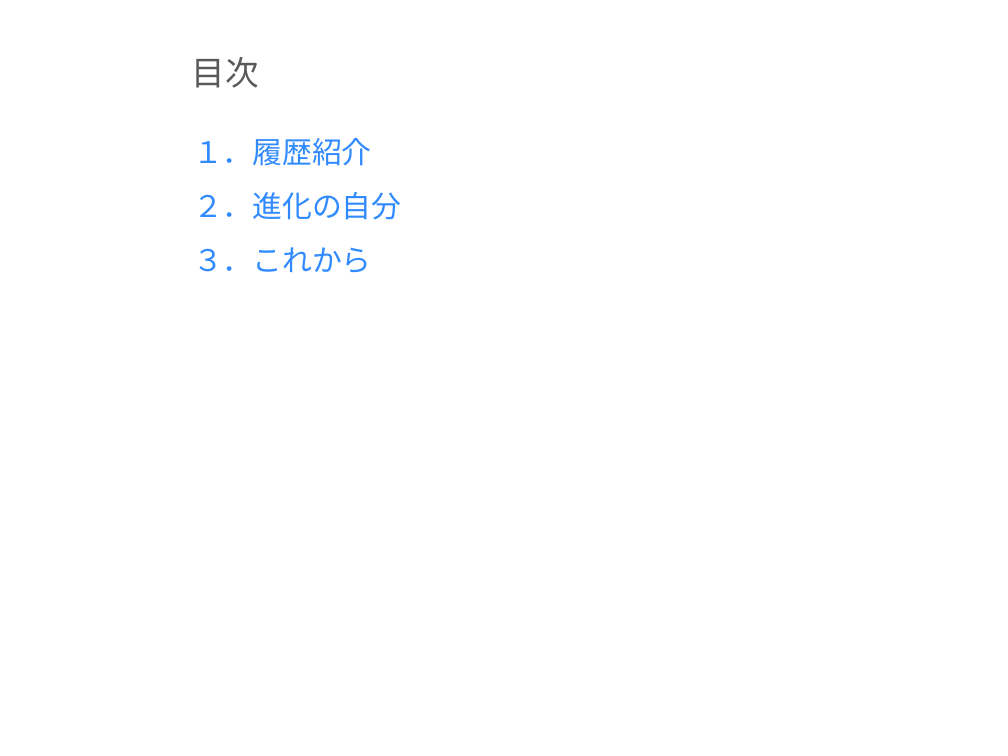
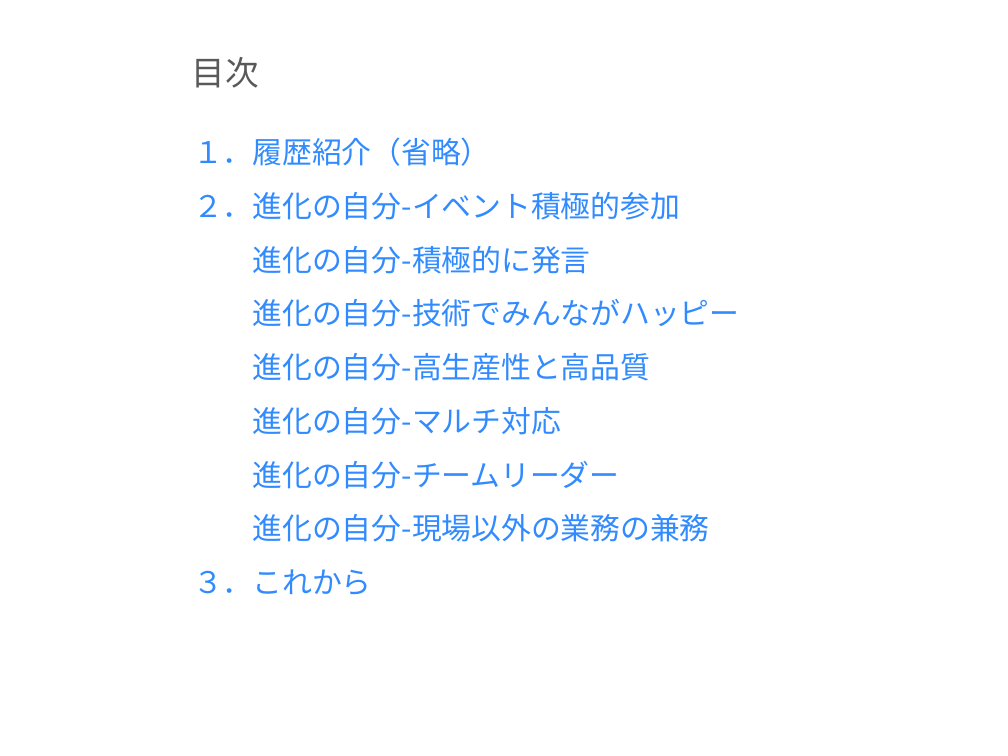
Before and after one commit to milo-bb/test, a slide deck: slide 2 of 昇格プレゼン(徐洋)_new.pptx. Drawn at 1008x756 pixels with LibreOffice and Linux fonts; fonts in the diff are those of the drawing; background and template pictures are left out. Boxes give left, top, right and bottom in pixels: in the first picture for what was removed or moved away, otherwise in the second. Text is boxed around its words. In the diff, an @@ line names an element or a change of style, - is before the commit and + after.

```diff
--- a/昇格プレゼン(徐洋)_new.pptx
+++ b/昇格プレゼン(徐洋)_new.pptx
@@ text at (x1=193, y1=137, x2=740, y2=542): text changed @@
-１．履歴紹介
-２．進化の自分
+１．履歴紹介（省略）
+２．進化の自分-イベント積極的参加
+進化の自分-積極的に発言
+進化の自分-技術でみんながハッピー
+進化の自分-高生産性と高品質
+進化の自分-マルチ対応
+進化の自分-チームリーダー
+進化の自分-現場以外の業務の兼務
```
Also in this commit, not shown: 5 other slides changed, 2 slides added.
